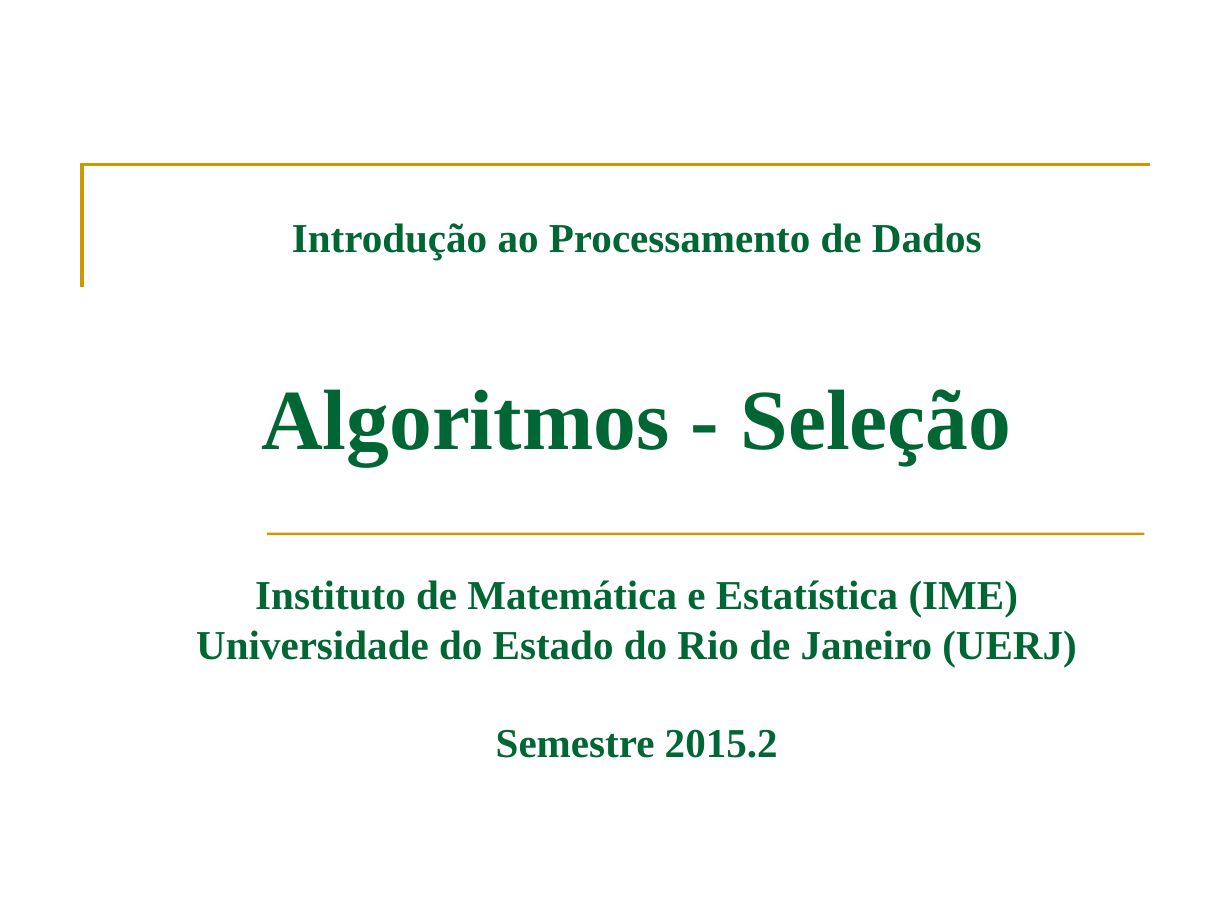
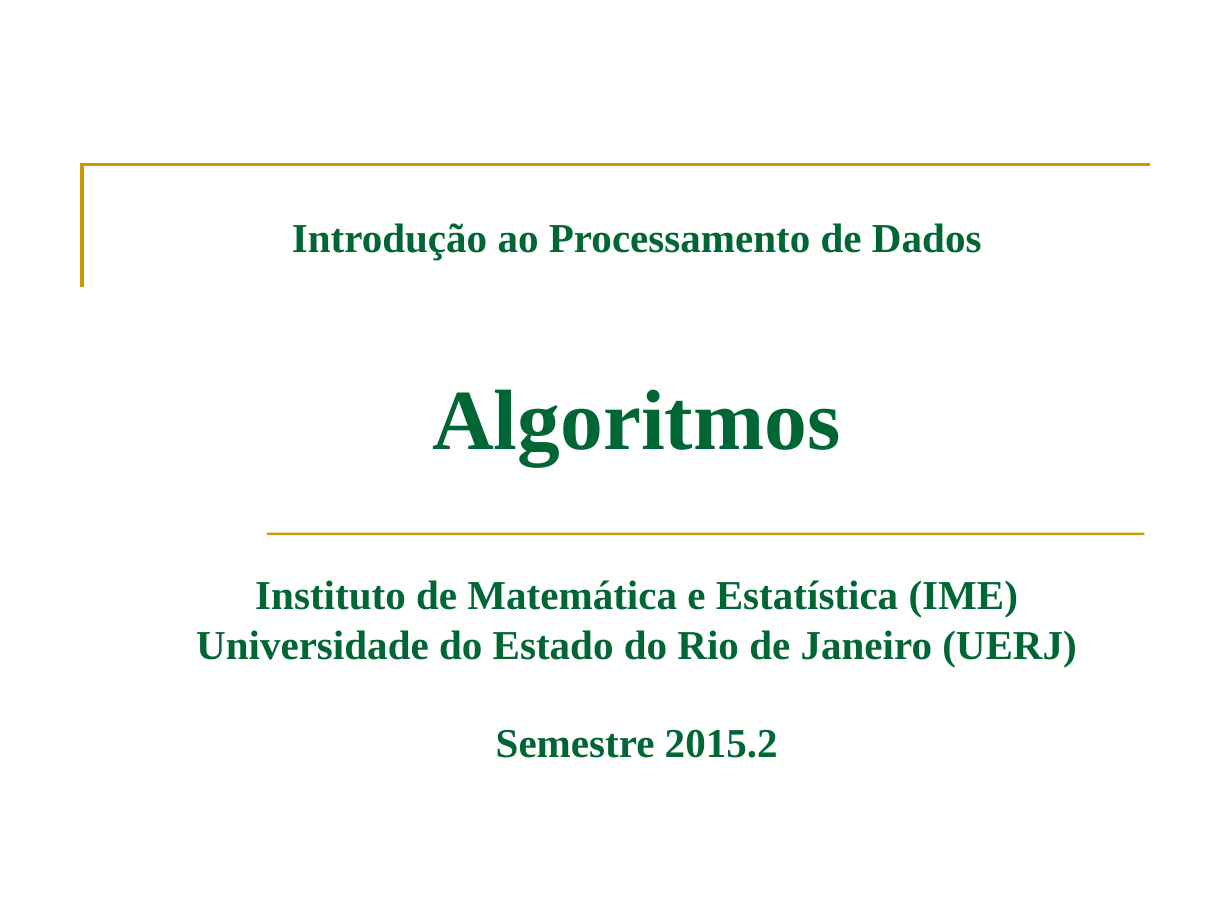
Before and after one commit to fsantanna-uerj/IPD, a slide deck: slide 1 of oficial/ipd-02.pptx. Drawn at 1232x924 pixels with LibreOffice and Linux fonts; fonts in the diff are those of the drawing. Boxes give left, top, right and bottom in pixels: in the first picture for what was removed or moved away, otherwise in the second. Text is boxed around its words. In the diff, an @@ line names an element or a change of style, - is before the commit and + after.

```diff
--- a/oficial/ipd-02.pptx
+++ b/oficial/ipd-02.pptx
@@ title at bbox=[196, 223, 1077, 758]: text changed @@
-Introdução ao Processamento de Dados
-Algoritmos - Seleção
-Instituto de Matemática e Estatística (IME)
-Universidade do Estado do Rio de Janeiro (UERJ)
-Semestre 2015.2
+Introdução ao Processamento de Dados
+Algoritmos
+Instituto de Matemática e Estatística (IME)
+Universidade do Estado do Rio de Janeiro (UERJ)
+Semestre 2015.2
```
Also in this commit, not shown: 7 other slides changed, 38 slides added, 14 slides removed, 5 other files.
